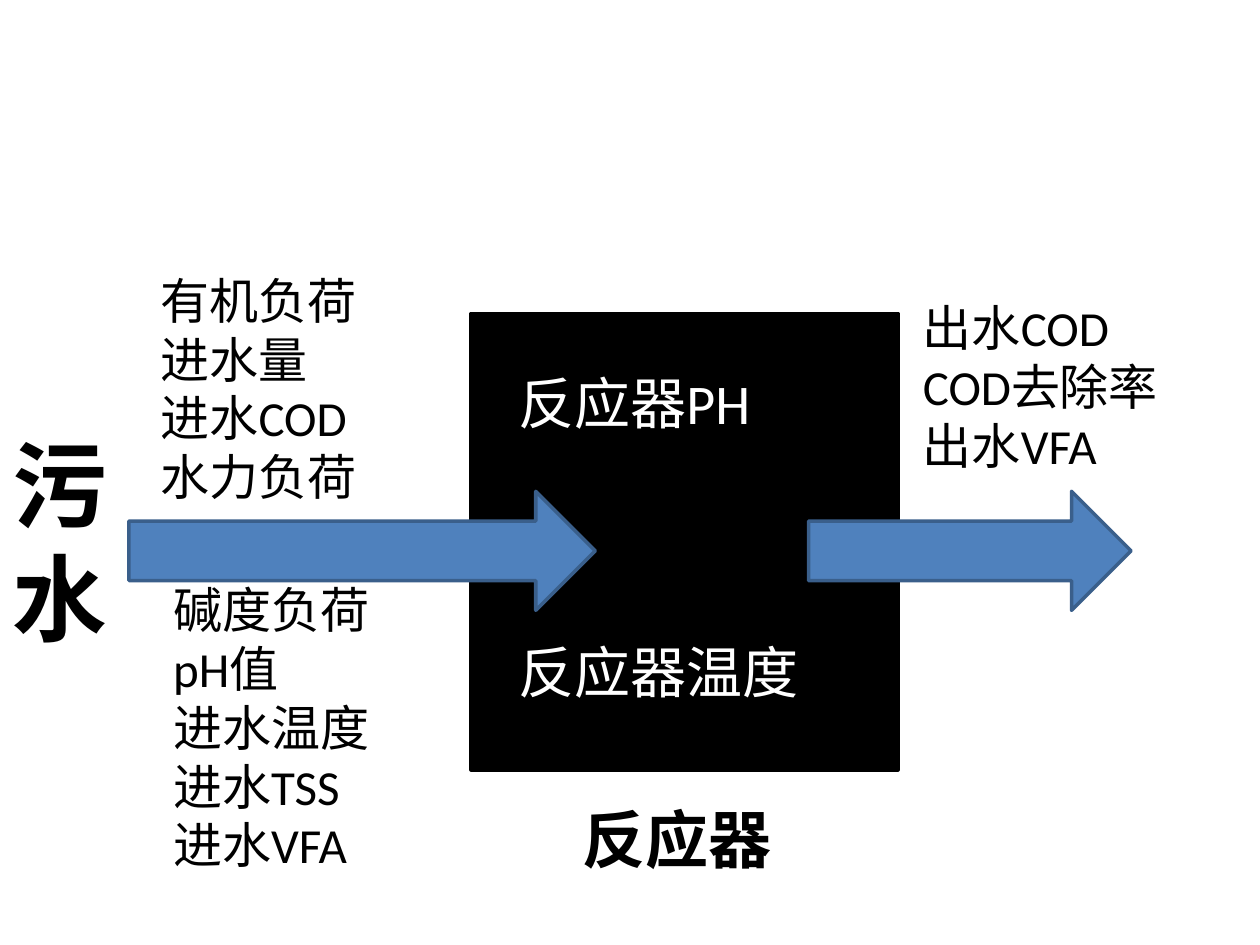
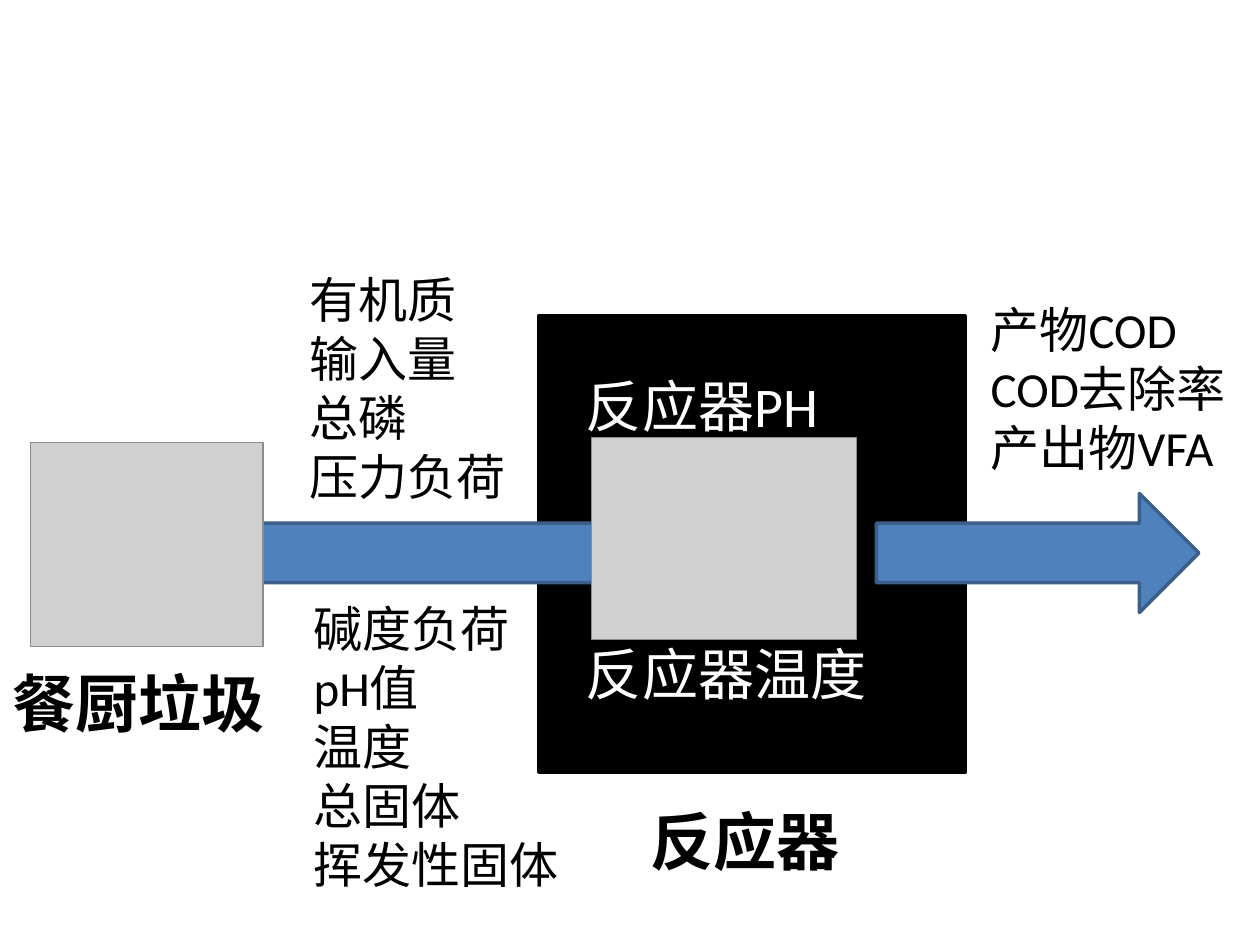
Before and after one commit to 1259975740/Machine_Learning, a slide deck: slide 1 of chapter18/pic/pic.pptx. Drawn at 1260x945 pixels with LibreOffice and Linux fonts; fonts in the diff are those of the drawing; grey boxes stand for pictures. Boxes give left, top, right and bottom in pixels: in the first picture for what was removed or moved away, otherwise in the second. Text is boxed around its words. In the diff, an @@ line names an element or a change of style, - is before the commit and + after.

```diff
--- a/chapter18/pic/pic.pptx
+++ b/chapter18/pic/pic.pptx
@@ text at <box>310,276,506,499</box>: text changed @@
-有机负荷
-进水量
-进水COD
-水力负荷
+有机质
+输入量
+总磷
+压力负荷
@@ text "产物COD": place and size @@
-text "产物COD" at <box>923,305,1158,468</box>
+text "产物COD" at <box>991,307,1226,470</box>
@@ 3 texts, 1 rectangle: place and size @@
-3 texts, 1 rectangle at <box>12,314,898,869</box>
+3 texts, 1 rectangle at <box>80,315,966,871</box>
@@ text at <box>991,307,1177,352</box>: text changed @@
-出水COD
+产物COD
@@ picture added at <box>30,442,262,646</box> @@
@@ picture added at <box>591,437,857,639</box> @@
@@ text at <box>991,425,1214,470</box>: text changed @@
-出水VFA
+产出物VFA
@@ right arrow: place and size @@
-right arrow at <box>129,491,595,610</box>
+right arrow at <box>197,494,663,612</box>
@@ right arrow: place and size @@
-right arrow at <box>809,491,1131,610</box>
+right arrow at <box>877,494,1200,612</box>
@@ text "碱度负荷": place and size @@
-text "碱度负荷" at <box>173,579,369,867</box>
+text "碱度负荷" at <box>314,605,559,887</box>
@@ text added at <box>12,673,264,733</box>, 36 pt, text #000000, bold @@
+餐厨垃圾
@@ text at <box>314,723,559,887</box>: text changed @@
-进水温度
-进水TSS
-进水VFA
+温度
+总固体
+挥发性固体
```
Also in this commit, not shown: 6 other files.
